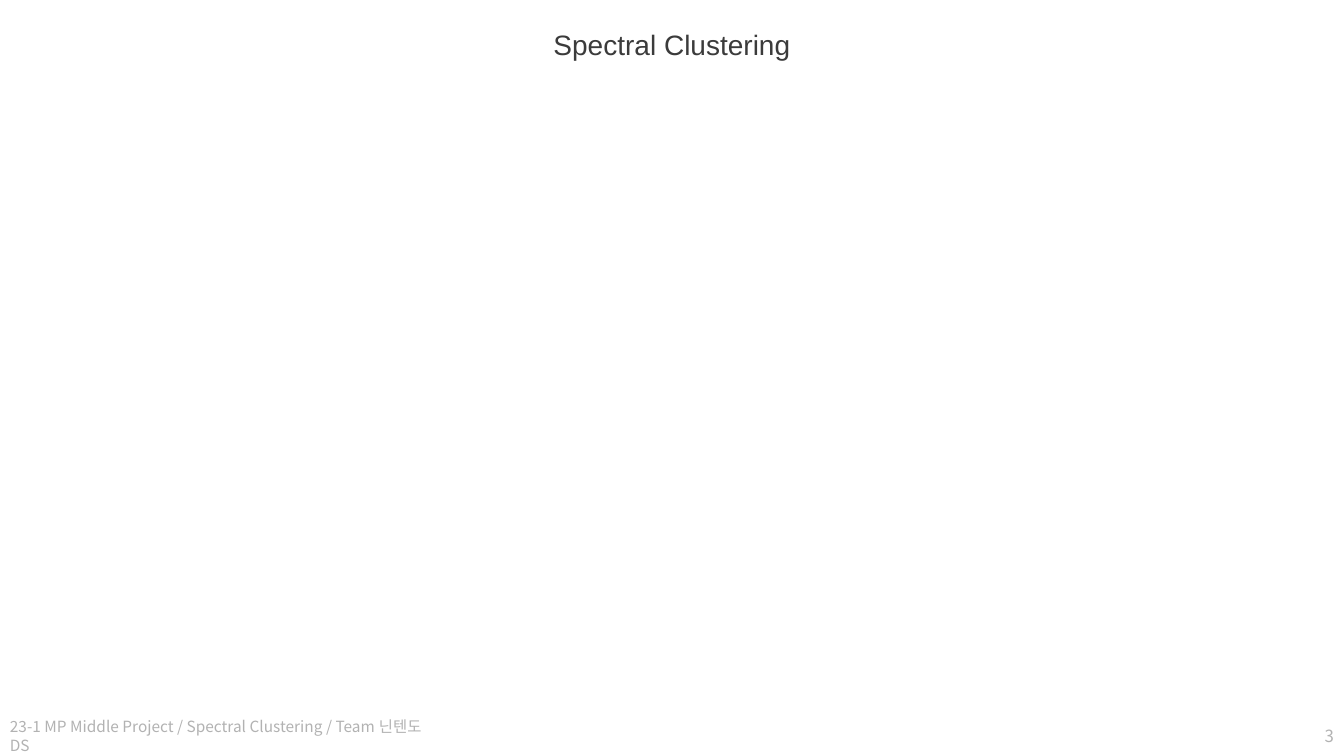
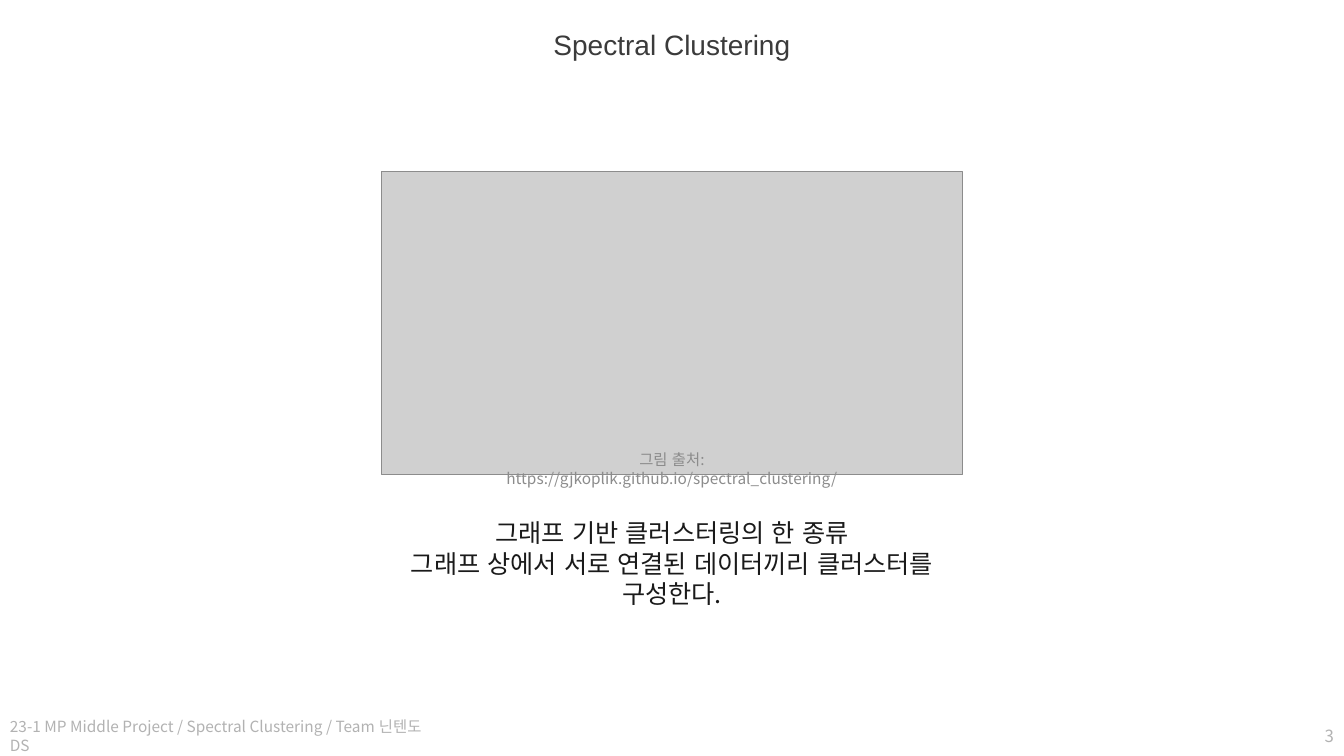
Before and after one commit to Ssunghyn/MP-Middle-Project, a slide deck: slide 3 of MP_Middle_Project/mp_presentation.pptx. Drawn at 1344x756 pixels with LibreOffice and Linux fonts; fonts in the diff are those of the drawing; grey boxes stand for pictures. Boxes give left, top, right and bottom in pixels: in the first picture for what was removed or moved away, otherwise in the second. Text is boxed around its words. In the diff, an @@ line names an element or a change of style, - is before the commit and + after.

```diff
--- a/MP_Middle_Project/mp_presentation.pptx
+++ b/MP_Middle_Project/mp_presentation.pptx
@@ picture added at [381, 172, 963, 475] @@
@@ text added at [506, 452, 837, 488], 11 pt, text #8C8C8C @@
+그림 출처: https://gjkoplik.github.io/spectral_clustering/
@@ text added at [411, 521, 933, 605], 18 pt, text #1A1A1A @@
+그래프 기반 클러스터링의 한 종류
+그래프 상에서 서로 연결된 데이터끼리 클러스터를 구성한다.
```
Also in this commit, not shown: 5 other slides changed, 5 slides added.
